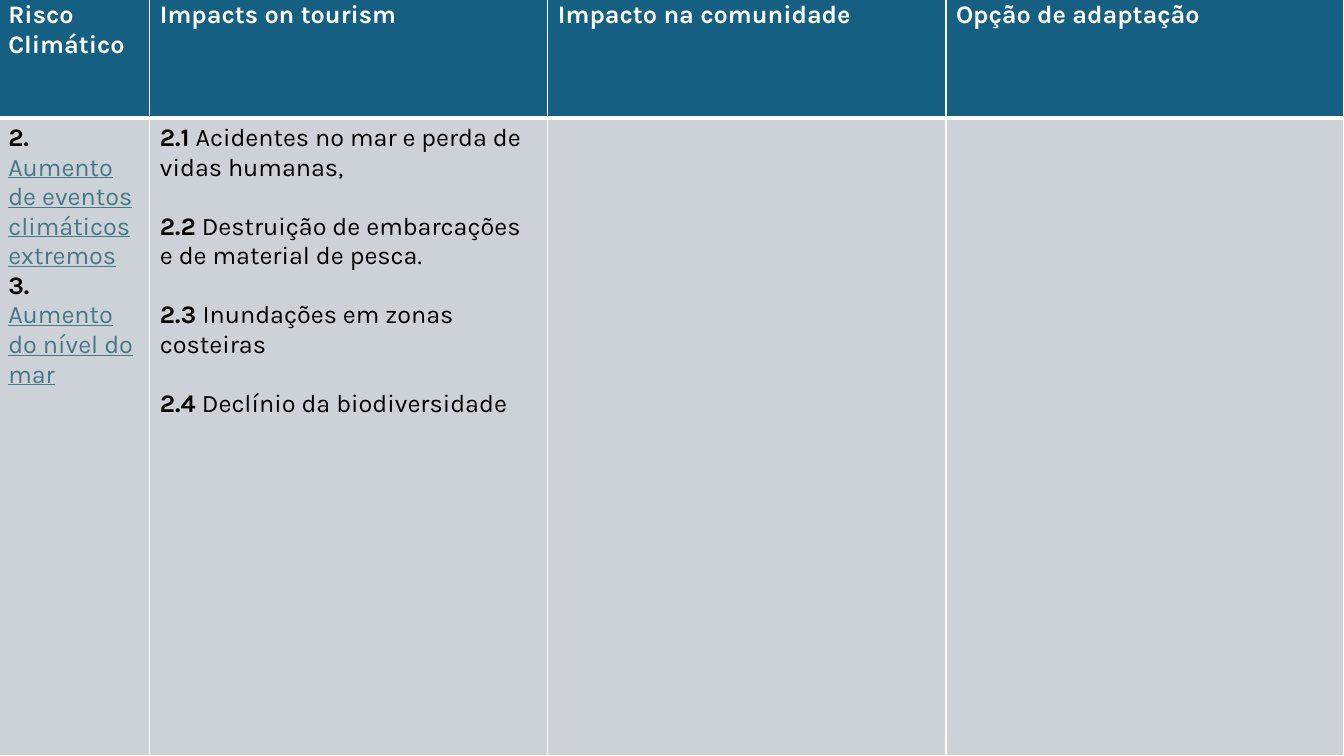
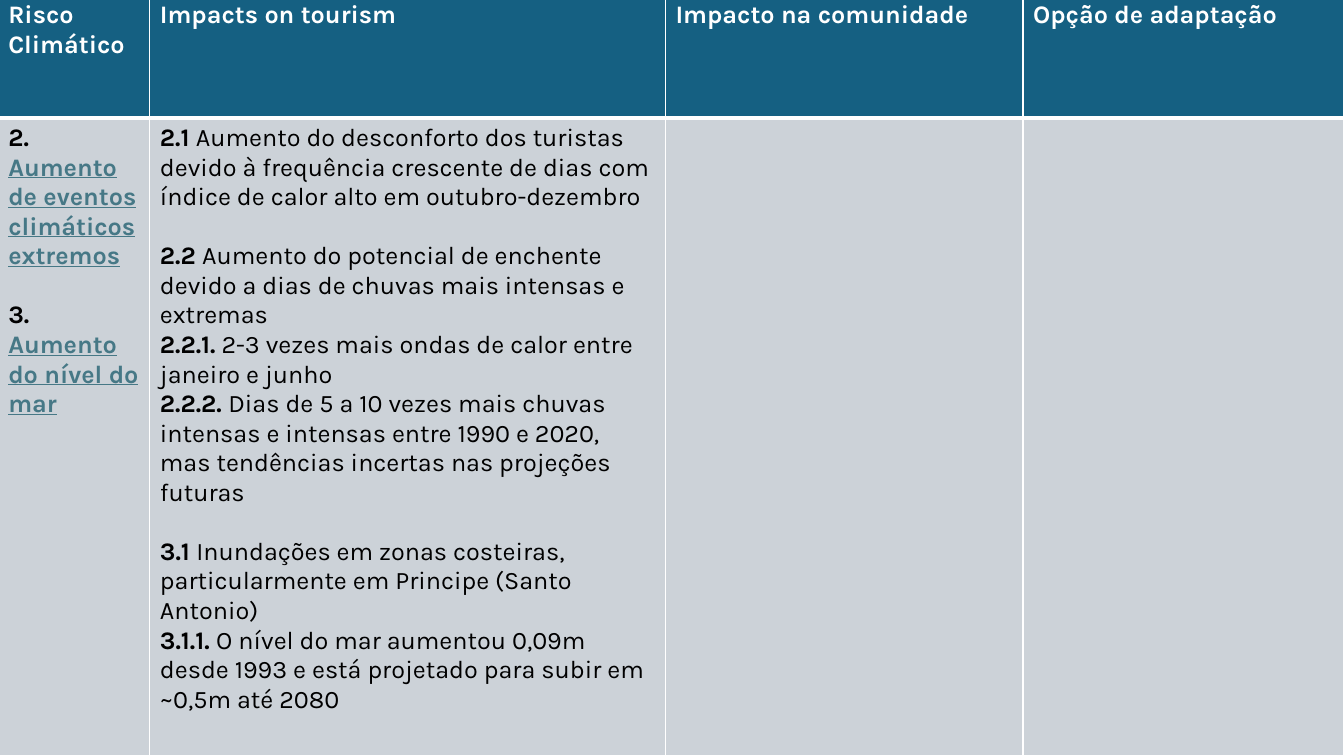
Before and after one commit to Risk-Team/trainings, a slide deck: slide 4 of STP/presentations/Session_3/Impacts and Adaptationoptions.pptx. Drawn at 1344x756 pixels with LibreOffice and Linux fonts; fonts in the diff are those of the drawing. Boxes give left, top, right and bottom in pixels: in the first picture for what was removed or moved away, otherwise in the second. Text is boxed around its words. In the diff, an @@ line names an element or a change of style, - is before the commit and + after.

```diff
--- a/STP/presentations/Session_3/Impacts and Adaptationoptions.pptx
+++ b/STP/presentations/Session_3/Impacts and Adaptationoptions.pptx
@@ table at (0,0,1344,756) @@
-row 2, column 2: 2.1 Acidentes no mar e perda de vidas humanas, / 2.2 Destruição de embarcações e de material de pesca. / 2.3 Inundações em zonas costeiras / 2.4 Declínio da biodiversidade
+row 2, column 2: 2.1 Aumento do desconforto dos turistas devido à frequência crescente de dias com índice de calor alto em outubro-dezembro / 2.2 Aumento do potencial de enchente devido a dias de chuvas mais intensas e extremas / 2.2.1. 2-3 vezes mais ondas de calor entre janeiro e junho / 2.2.2. Dias de 5 a 10 vezes mais chuvas intensas e intensas entre 1990 e 2020, mas tendências incertas nas projeções futuras / 3.1 Inundações em zonas costeiras, particularmente em Principe (Santo Antonio) / 3.1.1. O nível do mar aumentou 0,09m desde 1993 e está projetado para subir em ~0,5m até 2080
@@ bold on in "Aumento de eventos climáticos extremos", "Aumento do nível do mar" @@
```
Also in this commit, not shown: 2 other slides changed, 3 other files.
